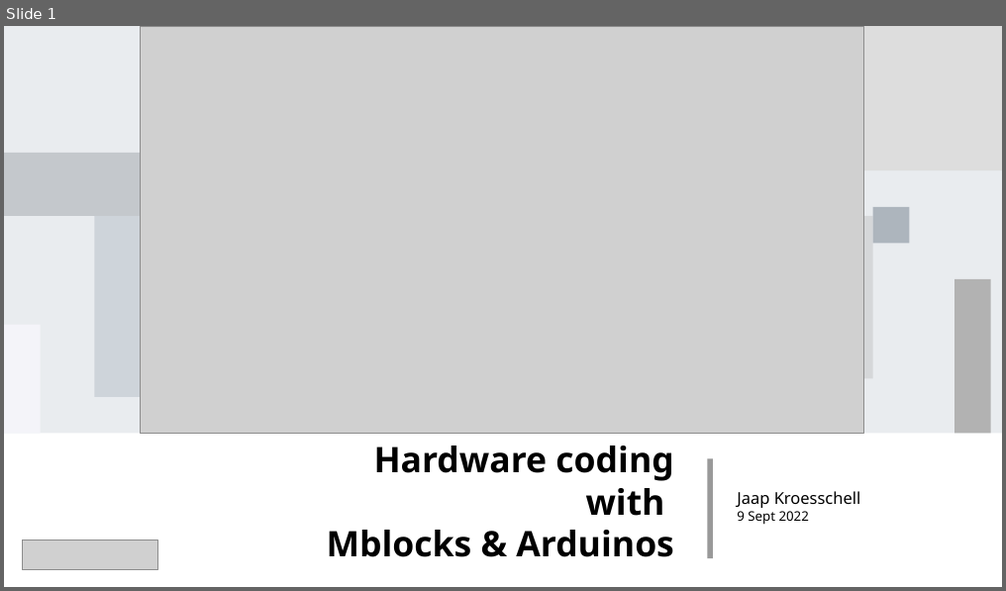
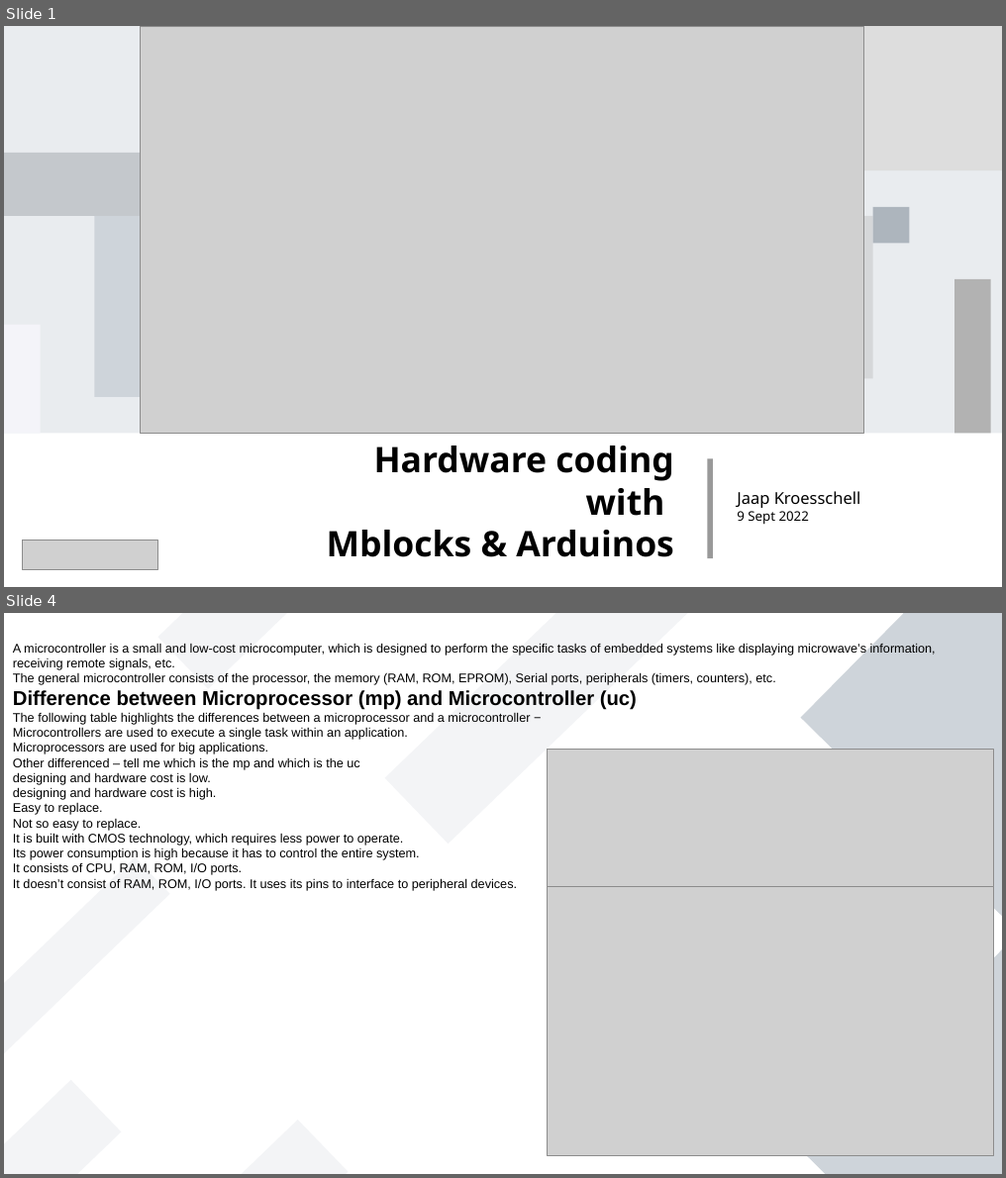
Before and after one commit to Jaapk/arduino_mblocks, a slide deck: docs/mBlocks-Arduino-course-01.odp. Shown one above the other, each under a label of ours: slide 1 before the commit, slides 1 and 4 after it; the slides between them are not shown. The pictures are 1006x591 and 1006x1178 pixels, drawn with LibreOffice and Linux fonts; fonts in the diff are those of the drawing; grey boxes stand for pictures. Boxes give left, top, right and bottom in pixels: in the first picture for what was removed or moved away, otherwise in the second. Text is boxed around its words. In the diff, an @@ line names an element or a change of style, - is before the commit and + after.

```diff
--- a/docs/mBlocks-Arduino-course-01.odp
+++ b/docs/mBlocks-Arduino-course-01.odp
@@ slide 4 added at box(4, 613, 1002, 1174), background #FFFFFF @@
@@ rectangle added at box(157, 613, 393, 689), fill #8D99AE at 10% opacity @@
@@ rectangle added at box(385, 613, 695, 844), fill #8D99AE at 10% opacity @@
@@ rectangle added at box(801, 613, 1002, 920), fill #CED4DA @@
@@ text added at box(13, 643, 936, 891), 10 pt, text #000000 @@
+A microcontroller is a small and low-cost microcomputer, which is designed to perform the specific tasks of embedded systems like displaying microwave’s information, receiving remote signals, etc.
+The general microcontroller consists of the processor, the memory (RAM, ROM, EPROM), Serial ports, peripherals (timers, counters), etc.
+Difference between Microprocessor (mp) and Microcontroller (uc)
+The following table highlights the differences between a microprocessor and a microcontroller −
+Microcontrollers are used to execute a single task within an application.
+Microprocessors are used for big applications.
+Other differenced – tell me which is the mp and which is the uc
+designing and hardware cost is low.
+designing and hardware cost is high.
+Easy to replace.
+Not so easy to replace.
+It is built with CMOS technology, which requires less power to operate.
+Its power consumption is high because it has to control the entire system.
+It consists of CPU, RAM, ROM, I/O ports.
+It doesn’t consist of RAM, ROM, I/O ports. It uses its pins to interface to peripheral devices.
@@ picture added at box(548, 749, 995, 886) @@
@@ rectangle added at box(4, 858, 169, 1071), fill #8D99AE at 10% opacity @@
@@ picture added at box(548, 886, 995, 1157) @@
@@ rectangle added at box(803, 949, 1002, 1174), fill #CED4DA @@
@@ rectangle added at box(4, 1080, 121, 1174), fill #8D99AE at 10% opacity @@
@@ rectangle added at box(114, 1120, 349, 1174), fill #8D99AE at 10% opacity @@
```
Also in this commit, not shown: 6 slides changed, 6 other slides added, 3 slides removed, 17 other files.
